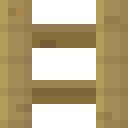
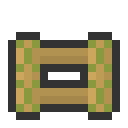
Layer changes from the first 128×128 image to the second:
removed layer "darken" (was darken, 30%) over [0, 0, 128, 128]
painted on "Background", unmasked it over [0, 0, 128, 128]
